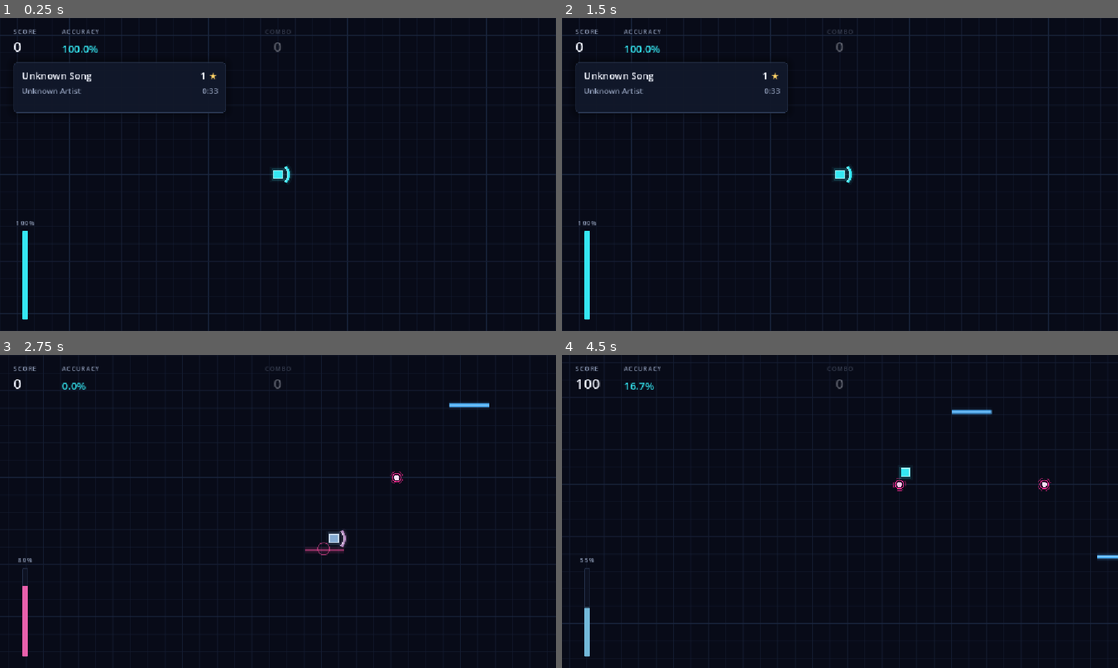
Above: before the commit, frames 1-4 (two rows, left to right).
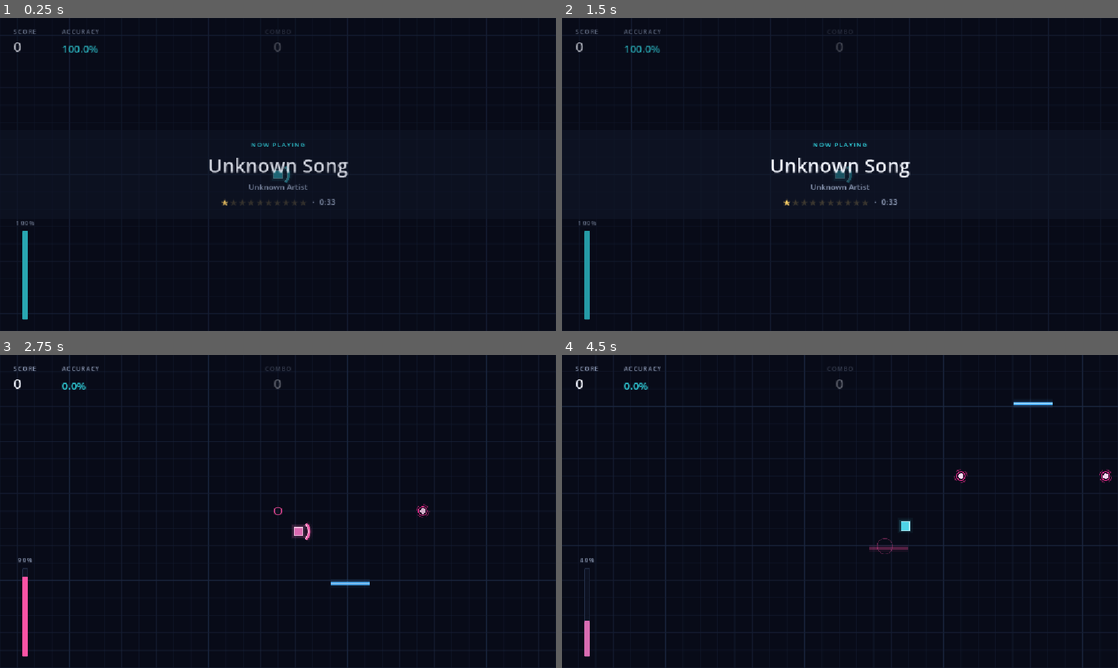
Above: after the commit, the same moments.

Repository: ftambler/godot-rythm-game
Game: Godot game, scene res://scenes/game/Game.tscn
Two runs of this game, one before a commit and one after it. Both use one fixed random seed, a clock stepped at 60 frames per second and the inputs below. This scene is started directly instead of the project's main scene.
Inputs (mouse positions are in pixels of both pictures, inside the frame that each line leads up to):
- Up to frame 1 (0.25 s): no input
- Up to frame 2 (1.5 s): tap Enter (ui_accept) at 0.5, 0.77, 1.25 s; move the mouse to (962, 158) at 0.52 s; hold Right (shield_right) 0.53-1.25 s; hold Space (hit_orb) 0.53-1.25 s; click (962, 158) at 0.67 s; drag from (728, 190) to (840, 174) at 1.27 s
- Up to frame 3 (2.75 s): tap Enter (ui_accept) at 2 s; move the mouse to (333, 442) at 2.02 s; hold Right (shield_right) from 2.03 s (still down); hold Space (hit_orb) from 2.03 s (still down); click (333, 442) at 2.17 s
- Up to frame 4 (4.5 s): release Right (shield_right) at 2.75 s; release Space (hit_orb) at 2.75 s; drag from (812, 574) to (956, 477) at 2.77 s; move the mouse to (1006, 558) at 3.52 s; hold Left (shield_left) 3.53-4.25 s; hold Space (hit_orb) 3.53-4.25 s; click (1006, 558) at 3.67 s; tap Enter (ui_accept) at 3.77 s; drag from (673, 464) to (951, 470) at 4.27 s

The runs differ from the first frame. In frame 1, 2.1% of the frame differs, in the area x 2-63%, y 3-97%; in frame 2, 2.2%; in frame 3, 3.3%; in frame 4, 4.2%, in the area x 0-100%, y 0-100%.

Commit message:
Improved level intro scene

Diff:
--- a/scenes/ui/LevelIntro.tscn
+++ b/scenes/ui/LevelIntro.tscn
@@ -1,6 +1,14 @@
 [gd_scene format=3 uid="uid://ytw7cwpt4dvd"]
 
 [ext_resource type="Script" uid="uid://b080l6wkjth3w" path="res://scripts/LevelIntro.gd" id="1_intro"]
+
+[sub_resource type="StyleBoxFlat" id="StyleBoxFlat_band"]
+content_margin_top = 22.0
+content_margin_bottom = 22.0
+bg_color = Color(0.0667, 0.0941, 0.1647, 0.55)
+border_width_top = 1
+border_width_bottom = 1
+border_color = Color(0.2078, 0.9059, 0.949, 0.35)
 
 [node name="LevelIntro" type="CanvasLayer" unique_id=1172595569]
 layer = 20
@@ -13,60 +21,75 @@
 grow_horizontal = 2
 grow_vertical = 2
 mouse_filter = 2
-color = Color(0, 0, 0, 0)
+color = Color(0.0314, 0.0431, 0.0941, 0.35)
 
-[node name="Panel" type="PanelContainer" parent="Overlay" unique_id=444983567]
-layout_mode = 0
-offset_left = 28.0
-offset_top = 92.0
-offset_right = 468.0
-offset_bottom = 196.0
+[node name="Band" type="PanelContainer" parent="Overlay" unique_id=444983567]
+layout_mode = 1
+anchors_preset = 14
+anchor_top = 0.5
+anchor_right = 1.0
+anchor_bottom = 0.5
+offset_top = -80.0
+offset_bottom = 80.0
+grow_horizontal = 2
+grow_vertical = 2
 mouse_filter = 2
+theme_override_styles/panel = SubResource("StyleBoxFlat_band")
 
-[node name="Margin" type="MarginContainer" parent="Overlay/Panel" unique_id=1322896177]
+[node name="Content" type="VBoxContainer" parent="Overlay/Band" unique_id=885401131]
 layout_mode = 2
-theme_override_constants/margin_left = 16
-theme_override_constants/margin_top = 12
-theme_override_constants/margin_right = 16
-theme_override_constants/margin_bottom = 12
+size_flags_vertical = 4
+mouse_filter = 2
+theme_override_constants/separation = 6
+alignment = 1
 
-[node name="Content" type="VBoxContainer" parent="Overlay/Panel/Margin" unique_id=885401131]
+[node name="Kicker" type="Label" parent="Overlay/Band/Content"]
 layout_mode = 2
-theme_override_constants/separation = 6
+text = "NOW PLAYING"
+horizontal_alignment = 1
+theme_type_variation = &"KickerLabel"
 
-[node name="SongRow" type="HBoxContainer" parent="Overlay/Panel/Margin/Content" unique_id=790730316]
+[node name="SongName" type="Label" parent="Overlay/Band/Content" unique_id=1182552629]
 layout_mode = 2
+text = "Song Name"
+horizontal_alignment = 1
+text_overrun_behavior = 3
+theme_type_variation = &"TitleLabel"
+
+[node name="Artist" type="Label" parent="Overlay/Band/Content" unique_id=280764914]
+layout_mode = 2
+text = "Artist"
+horizontal_alignment = 1
+text_overrun_behavior = 3
+theme_type_variation = &"MutedLabel"
+
+[node name="Details" type="HBoxContainer" parent="Overlay/Band/Content"]
+layout_mode = 2
+mouse_filter = 2
+theme_override_constants/separation = 10
+alignment = 1
+
+[node name="Stars" type="HBoxContainer" parent="Overlay/Band/Content/Details"]
+layout_mode = 2
+mouse_filter = 2
 theme_override_constants/separation = 0
 
-[node name="SongName" type="Label" parent="Overlay/Panel/Margin/Content/SongRow" unique_id=1182552629]
+[node name="StarsLit" type="Label" parent="Overlay/Band/Content/Details/Stars" unique_id=3340261]
 layout_mode = 2
-size_flags_horizontal = 3
-text = "Song Name"
-clip_text = true
-theme_type_variation = &"SubheadingLabel"
-
-[node name="Difficulty" type="Label" parent="Overlay/Panel/Margin/Content/SongRow" unique_id=3340261]
-layout_mode = 2
-text = "2"
-theme_type_variation = &"SubheadingLabel"
-
-[node name="Star" type="Label" parent="Overlay/Panel/Margin/Content/SongRow" unique_id=1615962192]
-layout_mode = 2
-text = " ★"
+text = "★★"
 theme_type_variation = &"SpecialLabel"
 
-[node name="ArtistRow" type="HBoxContainer" parent="Overlay/Panel/Margin/Content" unique_id=2091427807]
+[node name="StarsDim" type="Label" parent="Overlay/Band/Content/Details/Stars" unique_id=1615962192]
 layout_mode = 2
-theme_override_constants/separation = 0
+text = "★★★★★★★★"
+theme_type_variation = &"SpecialLabel"
 
-[node name="Artist" type="Label" parent="Overlay/Panel/Margin/Content/ArtistRow" unique_id=280764914]
+[node name="Separator" type="Label" parent="Overlay/Band/Content/Details"]
 layout_mode = 2
-size_flags_horizontal = 3
-text = "Artist"
-clip_text = true
+text = "·"
 theme_type_variation = &"MutedLabel"
 
-[node name="Duration" type="Label" parent="Overlay/Panel/Margin/Content/ArtistRow" unique_id=771665279]
+[node name="Duration" type="Label" parent="Overlay/Band/Content/Details" unique_id=771665279]
 layout_mode = 2
 text = "0:05"
 theme_type_variation = &"MutedLabel"
--- a/scripts/LevelIntro.gd
+++ b/scripts/LevelIntro.gd
@@ -1,29 +1,36 @@
 class_name LevelIntro
 extends CanvasLayer
+
+## Translucent band across the middle of the screen announcing the song while
+## the level waits paused behind it. Fades in, holds, fades out, then asks
+## Game.gd to start.
 
 signal start_requested
 
 const DISPLAY_SECONDS := 2.0
+const FADE_IN_DURATION := 0.3
 const FADE_DURATION := 0.35
 
 @onready var overlay: ColorRect = $Overlay
-@onready var song_name_label: Label = $Overlay/Panel/Margin/Content/SongRow/SongName
-@onready var difficulty_label: Label = $Overlay/Panel/Margin/Content/SongRow/Difficulty
-@onready var artist_label: Label = $Overlay/Panel/Margin/Content/ArtistRow/Artist
-@onready var duration_label: Label = $Overlay/Panel/Margin/Content/ArtistRow/Duration
+@onready var song_name_label: Label = $Overlay/Band/Content/SongName
+@onready var artist_label: Label = $Overlay/Band/Content/Artist
+@onready var stars_lit: Label = $Overlay/Band/Content/Details/Stars/StarsLit
+@onready var stars_dim: Label = $Overlay/Band/Content/Details/Stars/StarsDim
+@onready var duration_label: Label = $Overlay/Band/Content/Details/Duration
 
 func _ready() -> void:
 	process_mode = Node.PROCESS_MODE_ALWAYS
 	visible = false
+	stars_dim.add_theme_color_override("font_color", Color(Palette.YELLOW, 0.2))
 
 func open(level: LevelData) -> void:
 	song_name_label.text = level.song_name
-	difficulty_label.text = str(level.difficulty)
 	artist_label.text = level.artist
+	stars_lit.text = "★".repeat(level.difficulty)
+	stars_dim.text = "★".repeat(LevelData.MAX_DIFFICULTY - level.difficulty)
 	var duration_seconds := maxi(roundi(level.song_duration), 0)
 	var duration_minutes := floori(float(duration_seconds) / 60.0)
 	duration_label.text = "%d:%02d" % [duration_minutes, duration_seconds % 60]
-	overlay.modulate.a = 1.0
 	visible = true
 	_show_intro()
 
@@ -33,12 +40,17 @@
 
 
 func _show_intro() -> void:
+	overlay.modulate.a = 0.0
+	var fade_in := create_tween()
+	fade_in.tween_property(overlay, "modulate:a", 1.0, FADE_IN_DURATION)
+	await fade_in.finished
+
 	await get_tree().create_timer(DISPLAY_SECONDS, true).timeout
 	if not visible:
 		return
-	var tween := create_tween()
-	tween.tween_property(overlay, "modulate:a", 0.0, FADE_DURATION)
-	await tween.finished
+	var fade_out := create_tween()
+	fade_out.tween_property(overlay, "modulate:a", 0.0, FADE_DURATION)
+	await fade_out.finished
 	if not visible:
 		return
 	start_requested.emit()
